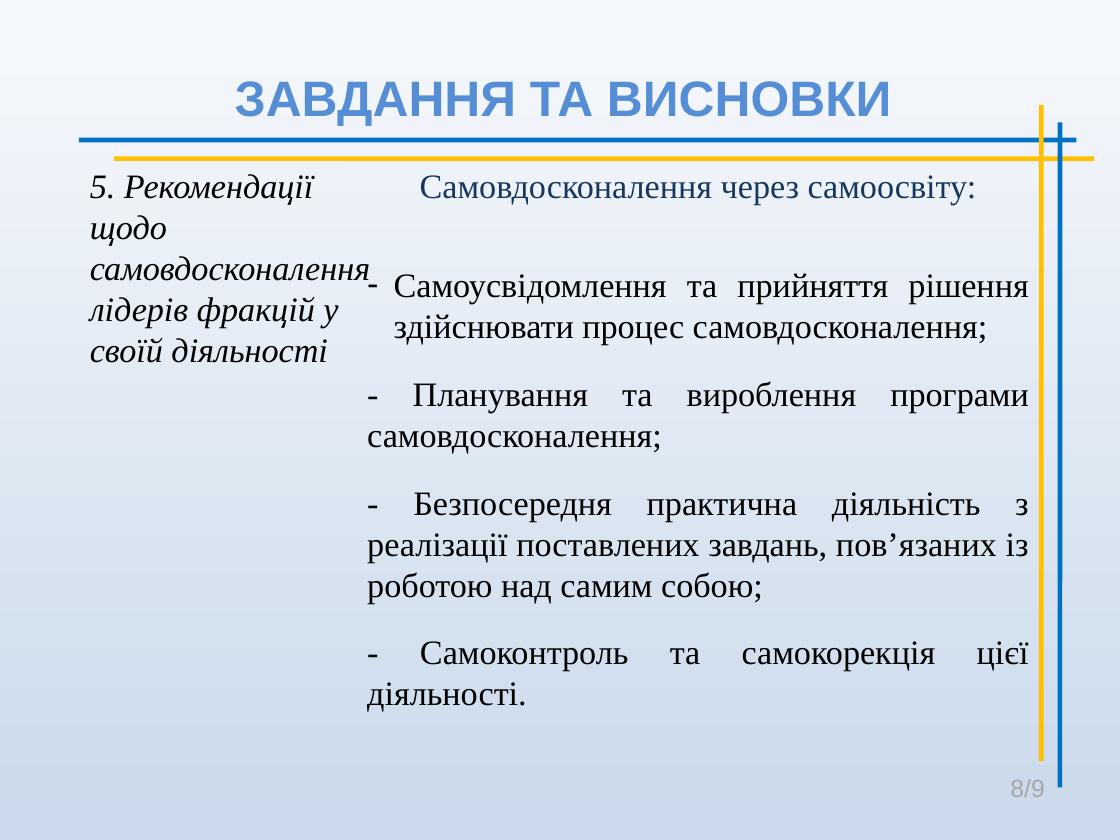
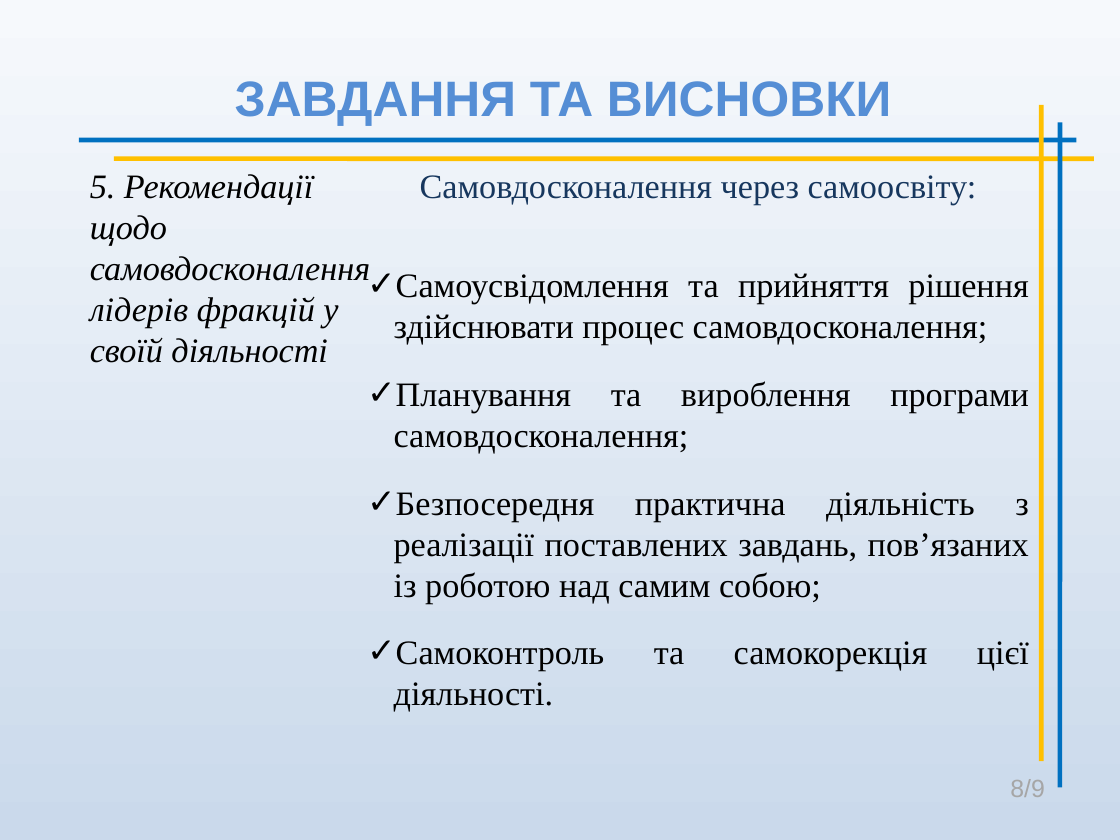
Before and after one commit to koliambrus/diploma, a slide deck: slide 8 of solomakhin.ppt. Drawn at 1120x840 pixels with LibreOffice and Linux fonts; fonts in the diff are those of the drawing. Boxes give left, top, right and bottom in pixels: in the first picture for what was removed or moved away, otherwise in the second. Text is boxed around its words. In the diff, an @@ line names an element or a change of style, - is before the commit and + after.

```diff
--- a/solomakhin.ppt
+++ b/solomakhin.ppt
@@ subtitle at (x1=394, y1=273, x2=1028, y2=345): bullet - to ✓ @@
@@ subtitle at (x1=394, y1=381, x2=1029, y2=671): text changed @@
-- Планування та вироблення програми самовдосконалення;
-- Безпосередня практична діяльність з реалізації поставлених завдань, пов’язаних із роботою над самим собою;
-- Самоконтроль та самокорекція цієї діяльності.
+✓ Планування та вироблення програми самовдосконалення;
+✓ Безпосередня практична діяльність з реалізації поставлених завдань, пов’язаних із роботою над самим собою;
+✓ Самоконтроль та самокорекція цієї діяльності.
```
Also in this commit, not shown: 4 other slides changed, 2 other files.
